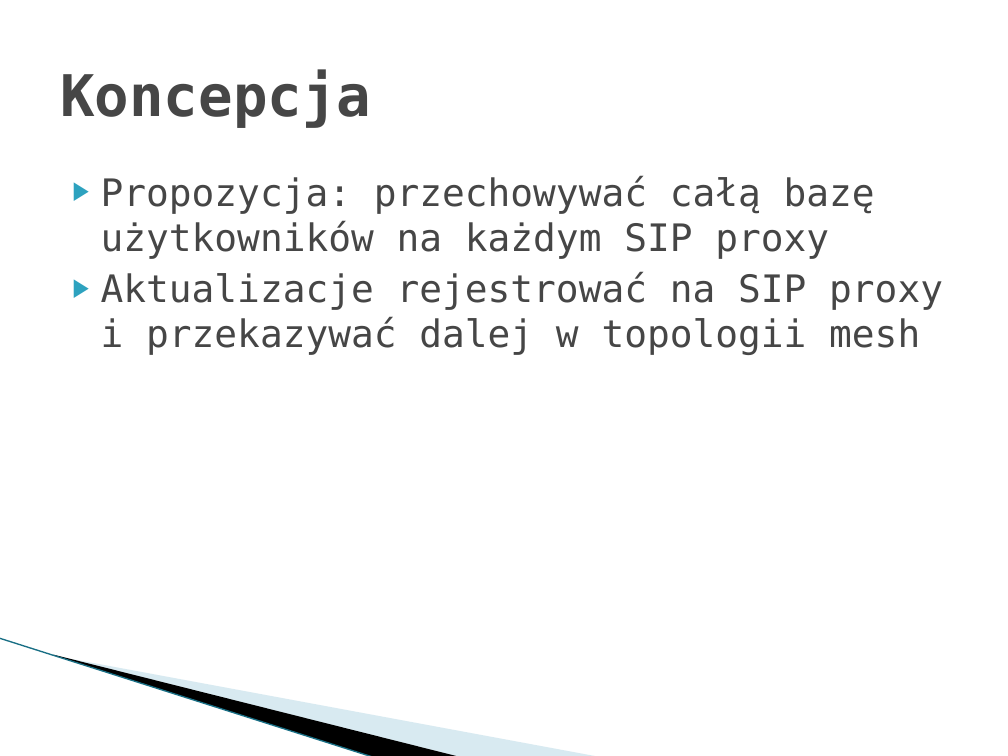
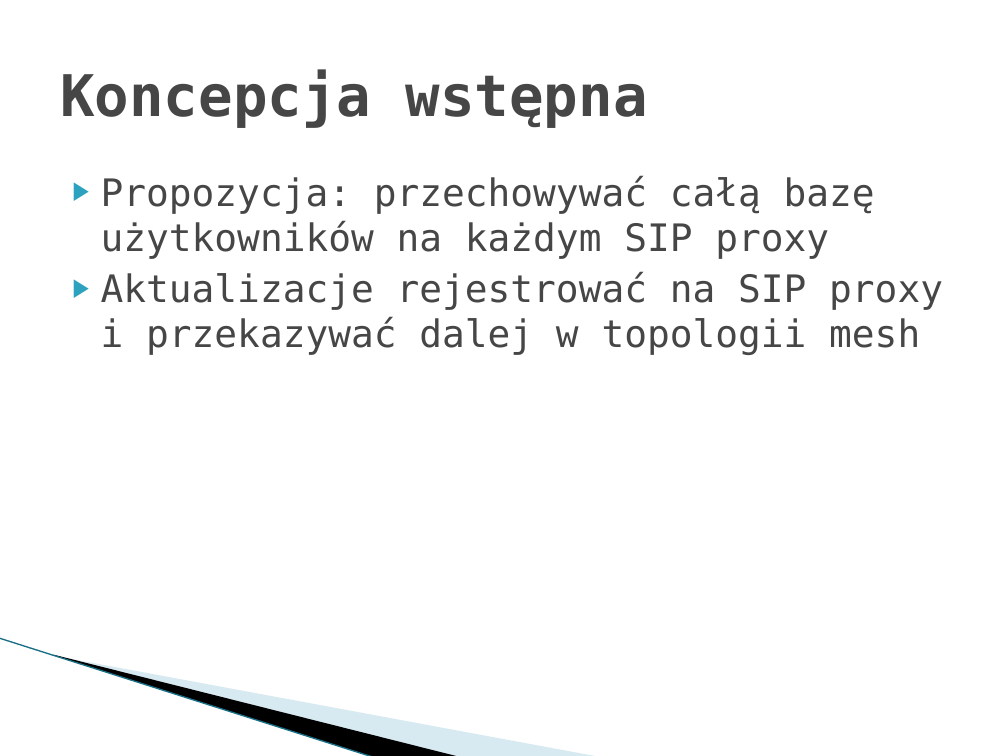
Before and after one commit to imbaczek/numbex, a slide deck: slide 3 of docs/NumbexFinalPresentation.pptx. Drawn at 1008x756 pixels with LibreOffice and Linux fonts; fonts in the diff are those of the drawing; background and template pictures are left out. Boxes give left, top, right and bottom in pixels: in the first picture for what was removed or moved away, otherwise in the second. Text is boxed around its words. In the diff, an @@ line names an element or a change of style, - is before the commit and + after.

```diff
--- a/docs/NumbexFinalPresentation.pptx
+++ b/docs/NumbexFinalPresentation.pptx
@@ title at (60, 69, 648, 128): text changed @@
-Koncepcja
+Koncepcja wstępna
```
Also in this commit, not shown: 1 other slide changed.
